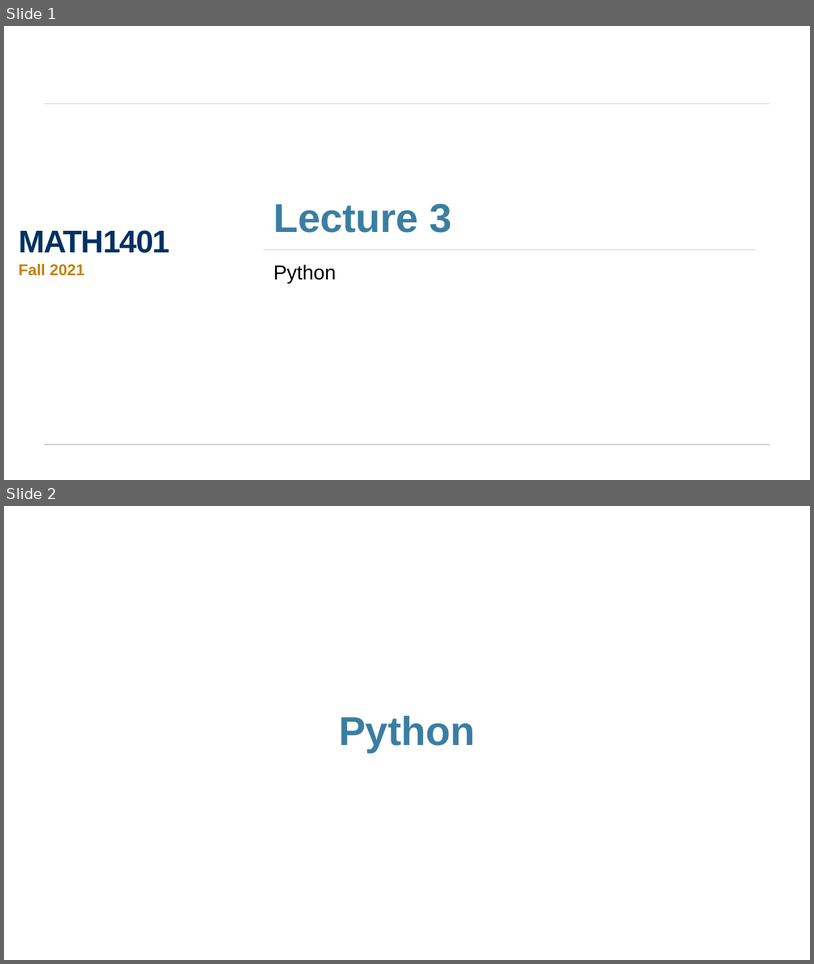
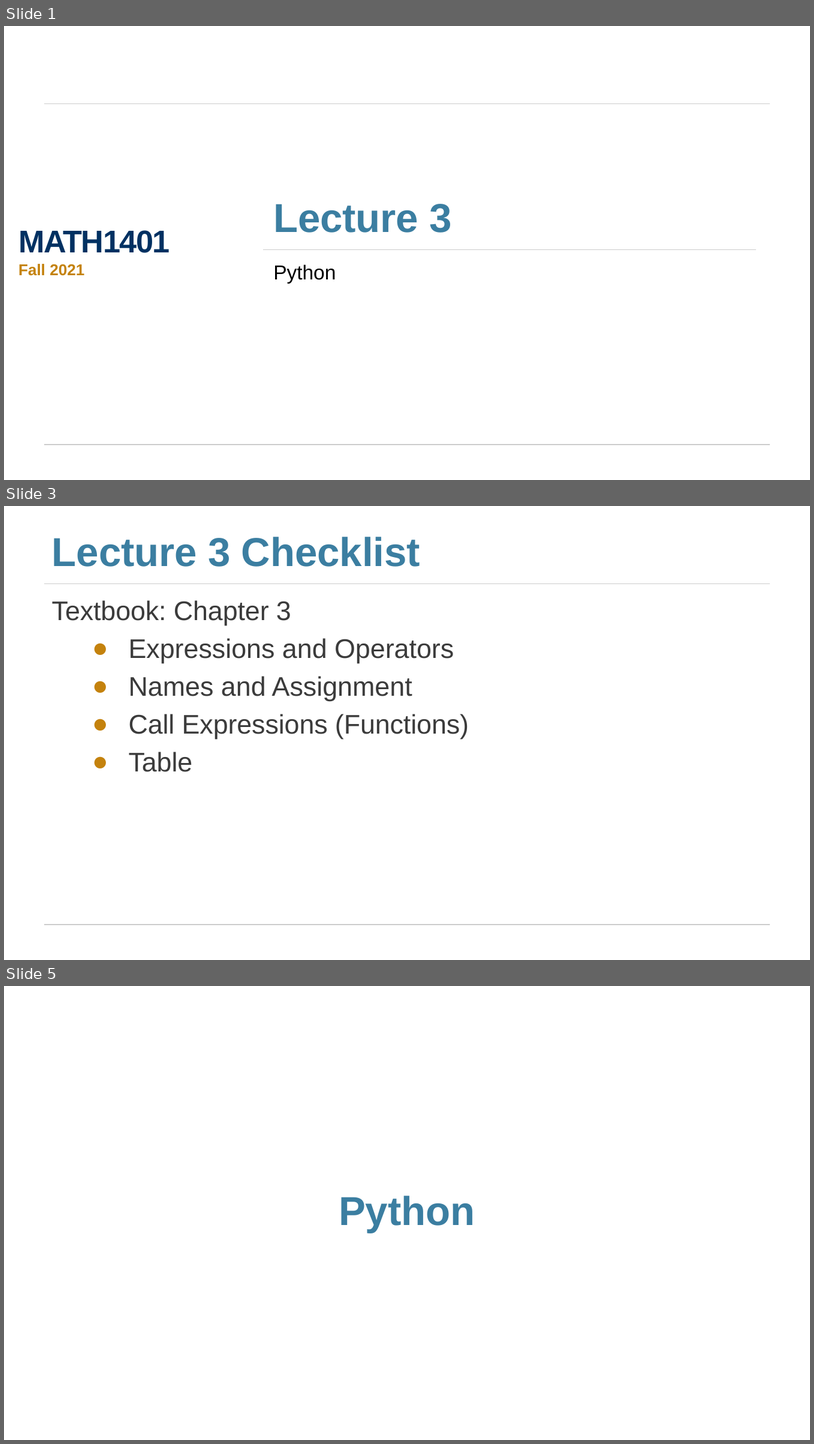
Before and after one commit to jhb10c/d8publicmaterials, a slide deck: Lectures/lec03_Tables.pptx. Shown one above the other, each under a label of ours: slides 1 and 2 before the commit, slides 1, 3 and 5 after it; the slides between them are not shown. The pictures are 814x964 and 814x1444 pixels, drawn with LibreOffice and Linux fonts; fonts in the diff are those of the drawing. Boxes give left, top, right and bottom in pixels: in the first picture for what was removed or moved away, otherwise in the second. Text is boxed around its words. In the diff, an @@ line names an element or a change of style, - is before the commit and + after.

```diff
--- a/Lectures/lec03_Tables.pptx
+++ b/Lectures/lec03_Tables.pptx
@@ slide 3 added at box(4, 506, 810, 960), background #FFFFFF; not listed: 2 template elements that a slide beside it also shows @@
@@ title added at box(52, 537, 420, 567), 36 pt, text #3B7EA1, bold @@
+Lecture 3 Checklist
@@ text added at box(52, 600, 469, 772), 24 pt, text #3B3B3B @@
+Textbook: Chapter 3
+  ● Expressions and Operators
+  ● Names and Assignment
+  ● Call Expressions (Functions)
+  ● Table
@@ what was slide 2 is now slide 5 @@
```
Also in this commit, not shown: 2 slides changed, 12 other slides added, 3 other files.
